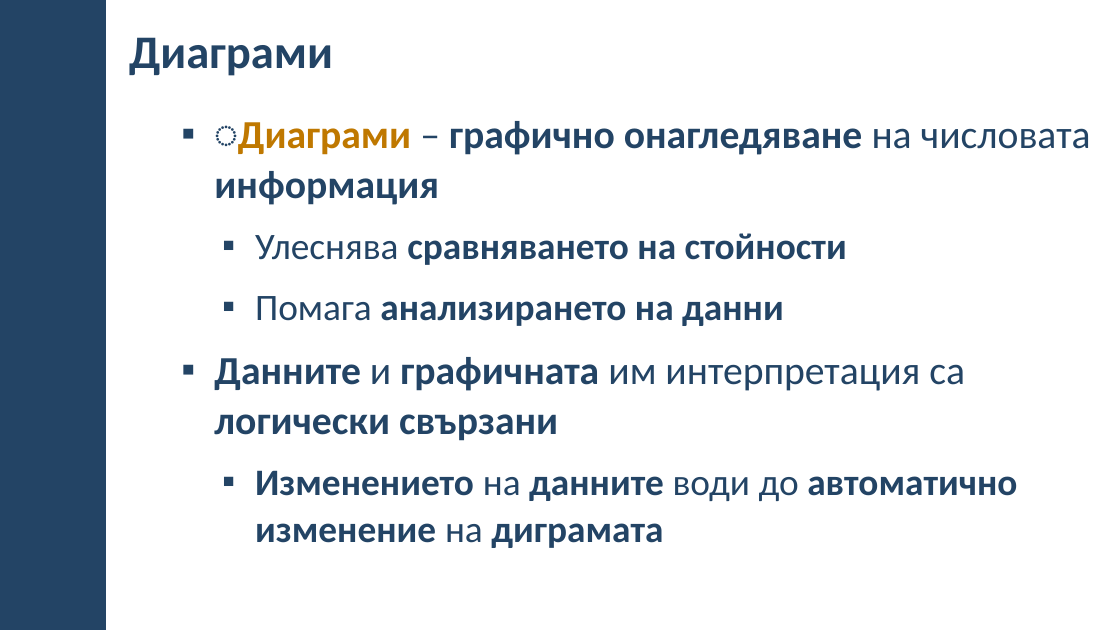
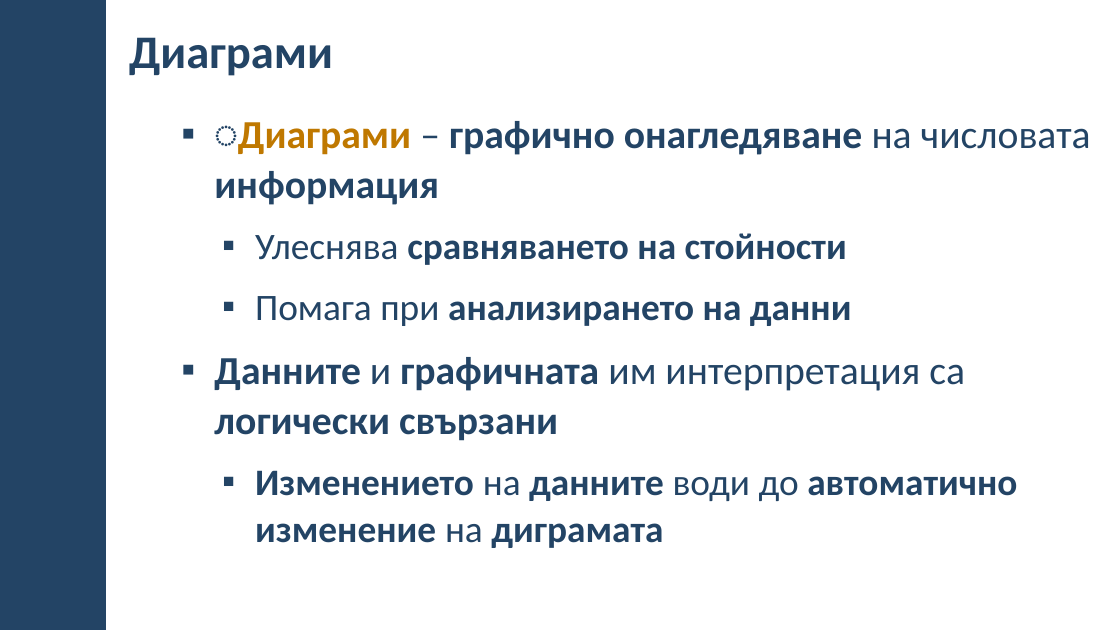
Before and after one commit to BG-IT-Edu/School-Programming, a slide deck: slide 12 of Courses/Computer-Modeling-and-IT/Computer-Modeling-and-IT-5-Class/29-Charts-and-Layout-of-Cells-and-Data/29-Charts-and-Layout-of-Cells-and-Data.pptx. Drawn at 1120x630 pixels with LibreOffice and Linux fonts; fonts in the diff are those of the drawing; background and template pictures are left out. Boxes give left, top, right and bottom in pixels: in the first picture for what was removed or moved away, otherwise in the second. Text is boxed around its words. In the diff, an @@ line names an element or a change of style, - is before the commit and + after.

```diff
--- a/Courses/Computer-Modeling-and-IT/Computer-Modeling-and-IT-5-Class/29-Charts-and-Layout-of-Cells-and-Data/29-Charts-and-Layout-of-Cells-and-Data.pptx
+++ b/Courses/Computer-Modeling-and-IT/Computer-Modeling-and-IT-5-Class/29-Charts-and-Layout-of-Cells-and-Data/29-Charts-and-Layout-of-Cells-and-Data.pptx
@@ text at [255,296,852,326]: text changed @@
-  ▪ Помага анализирането на данни
+  ▪ Помага при анализирането на данни
```
Also in this commit, not shown: 14 other slides changed.
